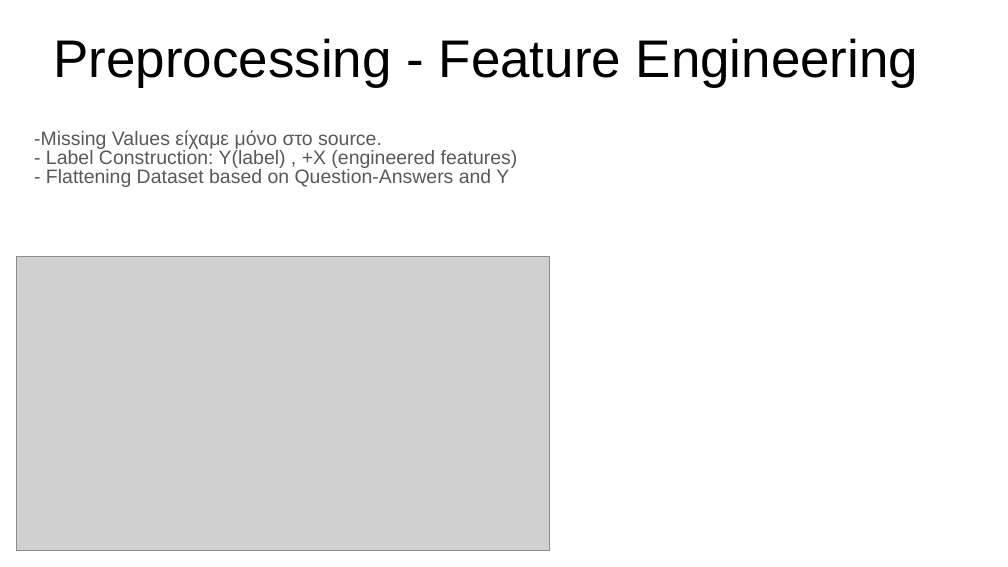
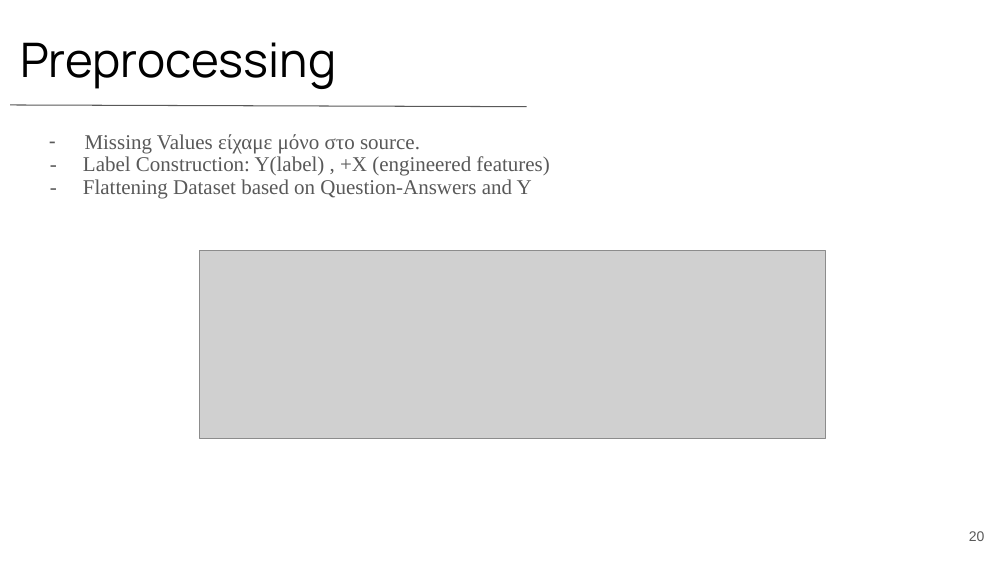
Before and after one commit to MwkosP/Mining-Intelligence, a slide deck: slide 20 of Thesis_Presentation_Panagiotis_Mokos.pptx (slide 24 before the commit). Drawn at 1008x567 pixels with LibreOffice and Linux fonts; fonts in the diff are those of the drawing; grey boxes stand for pictures. Boxes give left, top, right and bottom in pixels: in the first picture for what was removed or moved away, otherwise in the second. Text is boxed around its words. In the diff, an @@ line names an element or a change of style, - is before the commit and + after.

```diff
--- a/Thesis_Presentation_Panagiotis_Mokos.pptx
+++ b/Thesis_Presentation_Panagiotis_Mokos.pptx
@@ title at bbox=[20, 42, 336, 89]: text changed; size 37.8 to 34 pt; font Arial to Manrope @@
-Preprocessing - Feature Engineering
+Preprocessing
@@ line added from (10, 105) to (526, 107), #595959 0.75 pt @@
@@ subtitle at bbox=[85, 134, 420, 153]: text changed; size 13.9 to 15 pt; font Arial to Times New Roman @@
--Missing Values είχαμε μόνο στο source.
+– Missing Values είχαμε μόνο στο source.
@@ subtitle at bbox=[83, 156, 549, 199]: size 13.9 to 15 pt, font Arial to Times New Roman in "- Label Construction: Y(label) , +X (engineered ...", "- Flattening Dataset based on Question-Answers and ..."; line spacing 0.8 to 0.9 @@
@@ picture removed at bbox=[17, 256, 550, 549] @@
@@ picture added at bbox=[200, 251, 825, 439] @@
@@ page number added at bbox=[969, 531, 985, 541], 10 pt, text #595959 @@
+20
```
Also in this commit, not shown: 10 other slides changed, 18 slides added, 25 slides removed.
